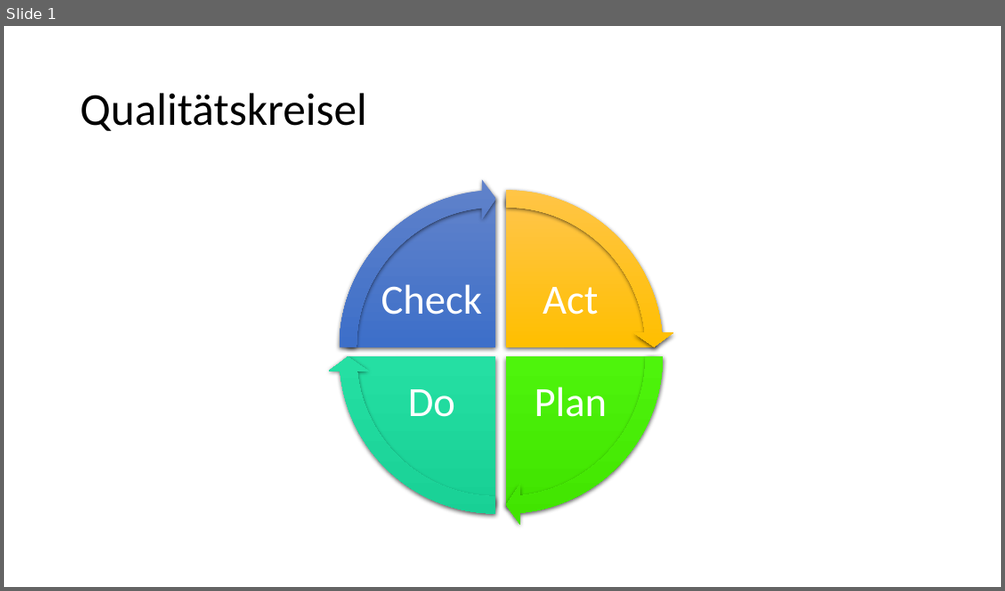
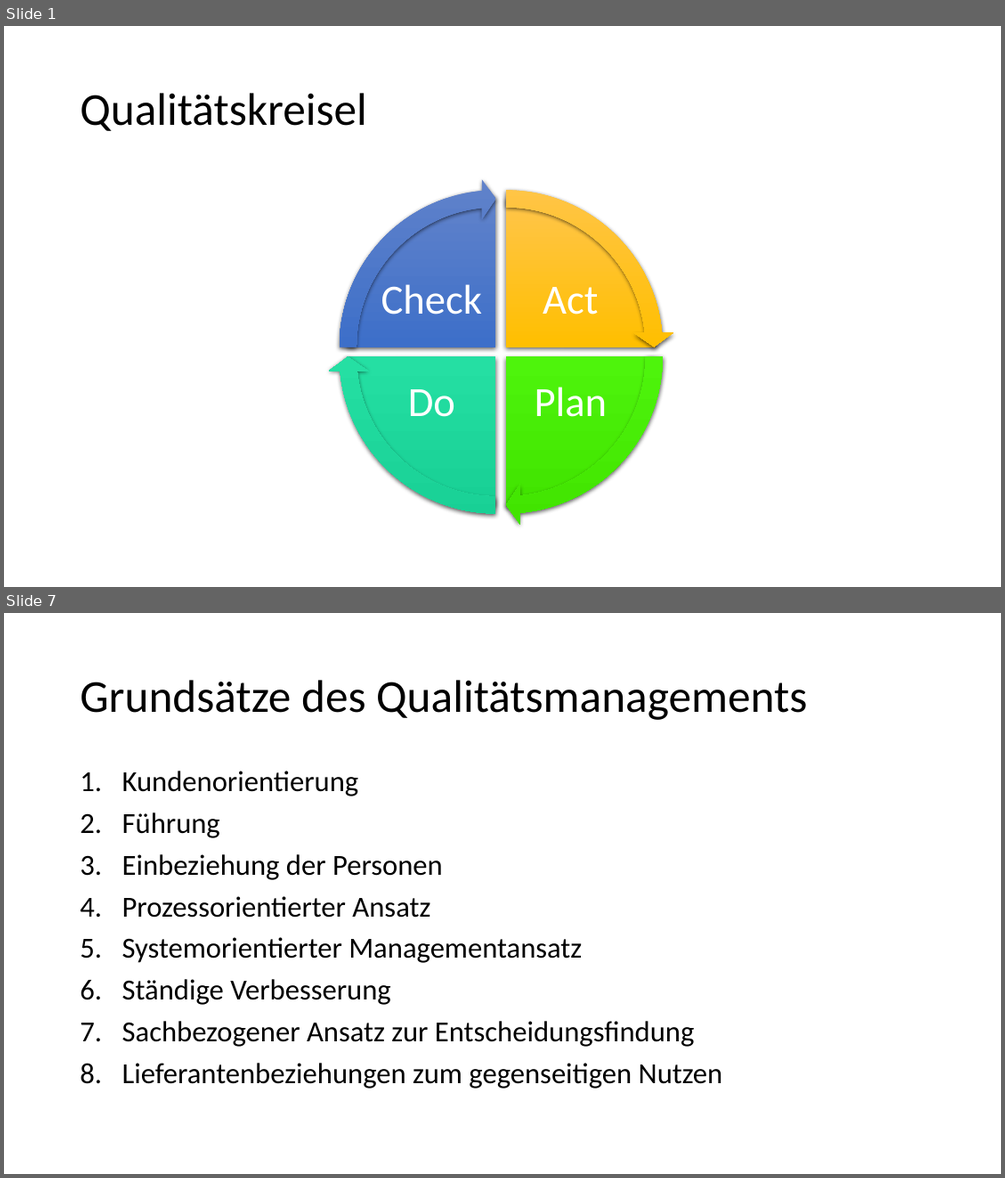
Before and after one commit to Masterarth/PM, a slide deck: documents/projectmanagement/Steuerung/Qualitätskreisel.pptx. Shown one above the other, each under a label of ours: slide 1 before the commit, slides 1 and 7 after it; the slides between them are not shown. The pictures are 1005x591 and 1005x1178 pixels, drawn with LibreOffice and Linux fonts; fonts in the diff are those of the drawing. Boxes give left, top, right and bottom in pixels: in the first picture for what was removed or moved away, otherwise in the second. Text is boxed around its words. In the diff, an @@ line names an element or a change of style, - is before the commit and + after.

```diff
--- a/documents/projectmanagement/Steuerung/Qualitätskreisel.pptx
+++ b/documents/projectmanagement/Steuerung/Qualitätskreisel.pptx
@@ slide 7 added at (4, 613, 1001, 1174), background #FFFFFF @@
@@ title added at (80, 680, 807, 720), 44 pt, text #000000 @@
+Grundsätze des Qualitätsmanagements
@@ text added at (122, 771, 723, 1088), 28 pt, text #000000 @@
+1. Kundenorientierung
+2. Führung
+3. Einbeziehung der Personen
+4. Prozessorientierter Ansatz
+5. Systemorientierter Managementansatz
+6. Ständige Verbesserung
+7. Sachbezogener Ansatz zur Entscheidungsfindung
+8. Lieferantenbeziehungen zum gegenseitigen Nutzen
```
Also in this commit, not shown: 12 other slides added, 9 other files.
